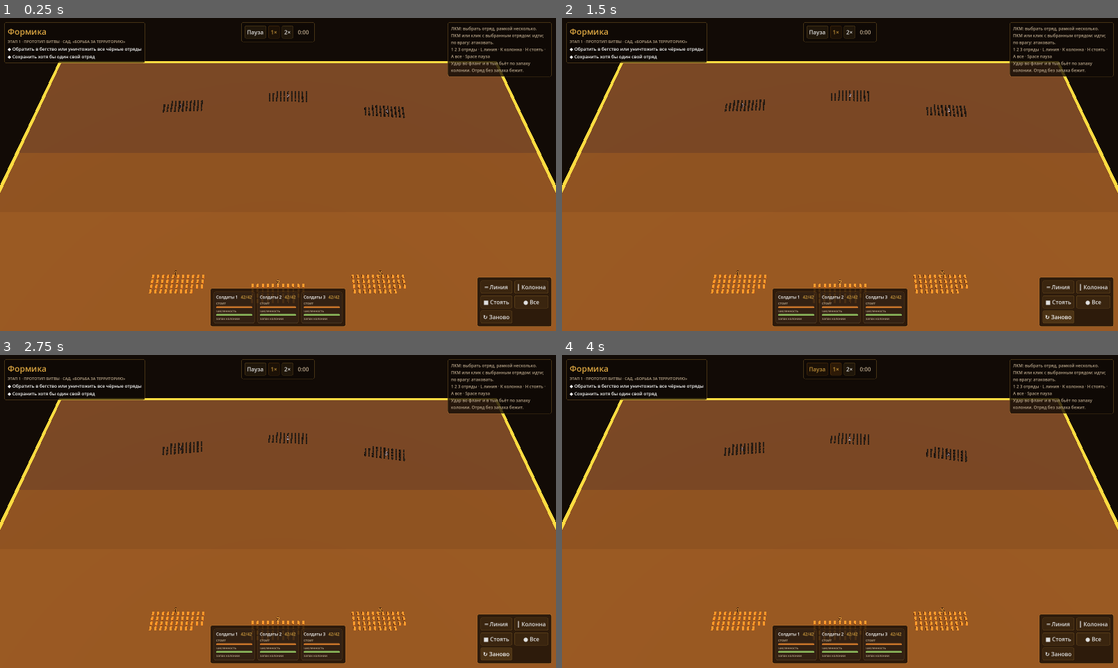
Above: before the commit, frames 1-4 (two rows, left to right).
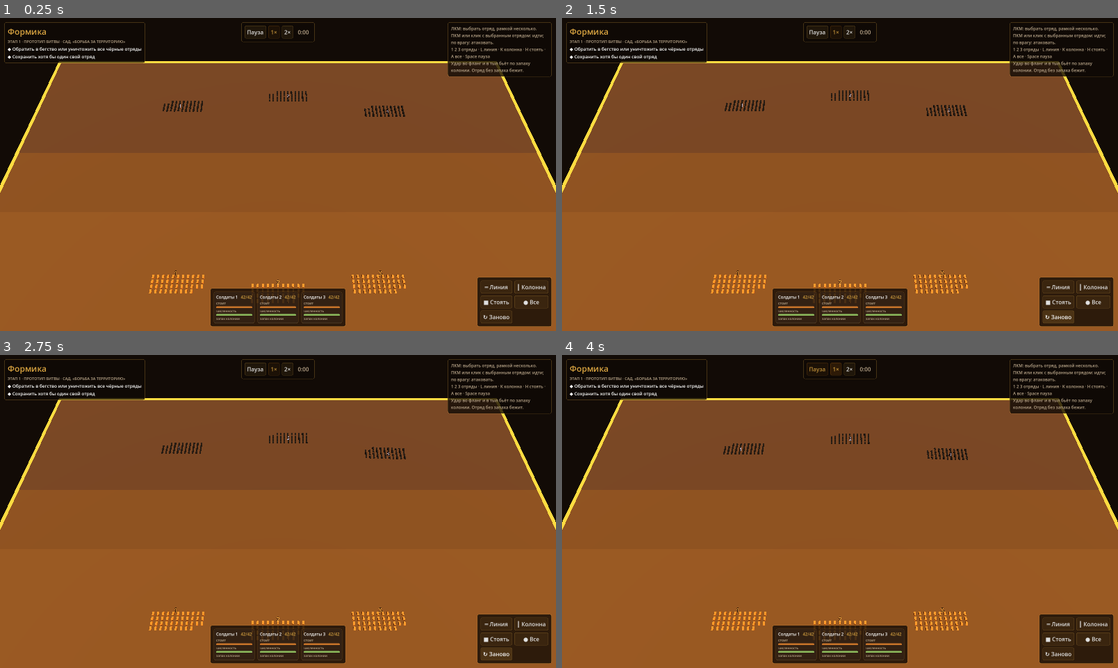
Above: after the commit, the same moments.

Repository: junussovalan02-bot/farmica
Game: Godot game, scene res://battle/battle.tscn
Two runs of this game, one before a commit and one after it. Both use one fixed random seed, a clock stepped at 60 frames per second and the inputs below.
Inputs:
- Up to frame 1 (0.25 s): no input
- Up to frame 2 (1.5 s): click "↻ Заново" at 0.5 s; click "↻ Заново" at 1.25 s
- Up to frame 3 (2.75 s): click "↻ Заново" at 2 s
- Up to frame 4 (4 s): click "Пауза" at 2.75 s; click "1×" at 3.5 s

The runs differ from the first frame. In frame 1, 0.1% of the frame differs, in the area x 29-73%, y 23-32%; in frame 2, 0.1%; in frame 3, 0.2%; in frame 4, 0.3%, in the area x 29-73%, y 24-35%.

Commit message:
Контакт отрядов по прямоугольнику строя, клик по карточке, раздел о месте работы
Атакующий идёт к ближайшей точке вражеского строя, а не к центру фронта,
поэтому заход во фланг и в тыл больше не проходит сквозь строй.
Полоски на карточках не перехватывают клик.

Co-Authored-By: Claude Opus 5.5 <noreply@anthropic.com>
Claude-Session: https://claude.ai/code/session_01DXYiZonEBU41tJtJNQkus9

Diff:
--- a/battle/battle.gd
+++ b/battle/battle.gd
@@ -203,13 +203,14 @@
 				s.target = null
 				s.state = "idle"
 			else:
+				# Идём к ближайшей точке вражеского строя: так работает заход во фланг и в тыл
 				var t := s.target
-				var d := s.pos.distance_to(t.pos)
-				if d > ENGAGE + 0.2:
-					goal = t.pos
+				var edge := t.closest_point(s.pos)
+				if s.pos.distance_to(edge) > ENGAGE + 0.2:
+					goal = edge
 				else:
 					s.state = "fighting"
-				s.ang = lerp_angle(s.ang, atan2(t.pos.z - s.pos.z, t.pos.x - s.pos.x), minf(1.0, dt * 3.0))
+					s.ang = lerp_angle(s.ang, atan2(edge.z - s.pos.z, edge.x - s.pos.x), minf(1.0, dt * 3.0))
 		elif s.move_to != null:
 			if s.pos.distance_to(s.move_to) < 0.3:
 				s.move_to = null
@@ -239,13 +240,18 @@
 			var b := squads[j]
 			if not a.is_alive() or not b.is_alive():
 				continue
-			var d := a.pos.distance_to(b.pos)
-			var mn := (a.cols() + b.cols()) * Squad.SP * 0.35 if a.side == b.side else ENGAGE + 0.2
-			if d < mn and d > 0.0:
-				var push := (mn - d) / 2.0
-				var dir := (a.pos - b.pos) / d
-				a.pos += dir * push
-				b.pos -= dir * push
+			if a.side == b.side:
+				var d := a.pos.distance_to(b.pos)
+				var mn := (a.cols() + b.cols()) * Squad.SP * 0.35
+				if d < mn and d > 0.0:
+					var push := (mn - d) / 2.0
+					var dir := (a.pos - b.pos) / d
+					a.pos += dir * push
+					b.pos -= dir * push
+			else:
+				# Фронт одного отряда не заходит внутрь строя другого
+				_push_out(a, b)
+				_push_out(b, a)
 
 	# Бой
 	for a in squads:
@@ -254,7 +260,7 @@
 		for b in squads:
 			if b.side == a.side or not b.is_alive():
 				continue
-			var d := a.pos.distance_to(b.pos)
+			var d := a.pos.distance_to(b.closest_point(a.pos))
 			var reach := ENGAGE + 0.6 + (1.4 if b.state == "fleeing" else 0.0)
 			if d > reach:
 				continue
@@ -266,7 +272,8 @@
 			var front_n := mini(a.ants.size(), a.cols() * 2)
 			var dmg := front_n * ATTACK * dt * (2.2 if b.state == "fleeing" else 1.0)
 			# Откуда бьют: по фронту, во фланг или в тыл обороняющегося
-			var to_a := atan2(a.pos.z - b.pos.z, a.pos.x - b.pos.x)
+			var bc := b.block_center()
+			var to_a := atan2(a.pos.z - bc.z, a.pos.x - bc.x)
 			var rel := cos(to_a - b.ang)   # 1 фронт, -1 тыл
 			var flank := 3.0 if rel < -0.5 else (1.8 if rel < 0.4 else 1.0)
 			b.take_damage(dmg, flank)
@@ -318,6 +325,27 @@
 				a_stand += 1
 	if (e_stand == 0 and e_any == 0) or (a_stand == 0 and a_any == 0) or (e_stand == 0 and a_stand > 0 and battle_time > 8.0 and e_any > 0 and e_all_broken):
 		_finish(a_stand > 0)
+
+
+## Выталкивает фронт отряда a из прямоугольника строя b до дистанции боя.
+func _push_out(a: Squad, b: Squad) -> void:
+	var edge := b.closest_point(a.pos)
+	var dv := a.pos - edge
+	var d := dv.length()
+	var c := b.block_center()
+	var inside := absf((a.pos - c).dot(b.forward())) < b.depth() / 2.0 and absf((a.pos - c).dot(b.right())) < b.cols() * Squad.SP / 2.0
+	if inside:
+		# Фронт внутри чужого строя: выводим к ближайшей стороне
+		var lf := (a.pos - c).dot(b.forward())
+		var lr := (a.pos - c).dot(b.right())
+		var gap_f := b.depth() / 2.0 - absf(lf)
+		var gap_r := b.cols() * Squad.SP / 2.0 - absf(lr)
+		if gap_f < gap_r:
+			a.pos += b.forward() * signf(lf if lf != 0.0 else 1.0) * (gap_f + ENGAGE)
+		else:
+			a.pos += b.right() * signf(lr if lr != 0.0 else 1.0) * (gap_r + ENGAGE)
+	elif d < ENGAGE and d > 0.0:
+		a.pos += dv / d * (ENGAGE - d)
 
 
 func _finish(win: bool) -> void:
--- a/battle/battle_ui.gd
+++ b/battle/battle_ui.gd
@@ -191,6 +191,7 @@
 func _bar(col: Color) -> ProgressBar:
 	var pb := ProgressBar.new()
 	pb.show_percentage = false
+	pb.mouse_filter = Control.MOUSE_FILTER_IGNORE
 	pb.custom_minimum_size = Vector2(100, 5)
 	pb.max_value = 100
 	var bg := StyleBoxFlat.new()
--- a/battle/squad.gd
+++ b/battle/squad.gd
@@ -139,6 +139,22 @@
 		var lx := (k - (c - 1) / 2.0) * SP
 		var ly := r * SP  # ряды позади фронта
 		ants[i]["tgt"] = pos - fw * ly + rt * lx
+
+
+## Центр прямоугольника строя (фронт впереди, ряды уходят назад).
+func block_center() -> Vector3:
+	return pos - forward() * depth() / 2.0
+
+
+## Ближайшая к точке p точка прямоугольника строя, по земле.
+func closest_point(p: Vector3) -> Vector3:
+	var c := block_center()
+	var d := p - c
+	var hw := cols() * SP / 2.0
+	var hd := depth() / 2.0
+	var along := clampf(d.dot(forward()), -hd, hd)
+	var across := clampf(d.dot(right()), -hw, hw)
+	return c + forward() * along + right() * across
 
 
 func set_formation(f: String) -> void:
@@ -211,6 +227,6 @@
 		var r := cols() * SP / 2.0 + 0.8
 		_ring_mesh.top_radius = r
 		_ring_mesh.bottom_radius = r
-		_ring.position = pos - forward() * depth() / 2.0 + Vector3(0, 0.02, 0)
+		_ring.position = block_center() + Vector3(0, 0.02, 0)
 	_flee_label.visible = state == "fleeing"
 	_flee_label.position = pos - forward() * depth() + Vector3(0, 1.6, 0)
Not shown, changed: CLAUDE.md
